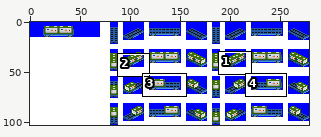
Sprite sheet -- src/wagon/Flat_car/Flat_Tank_Car/Flat_Tank_Car.png. The first picture is a wide view before the edit; the outline marks the close-up.
Close-up. Old version:
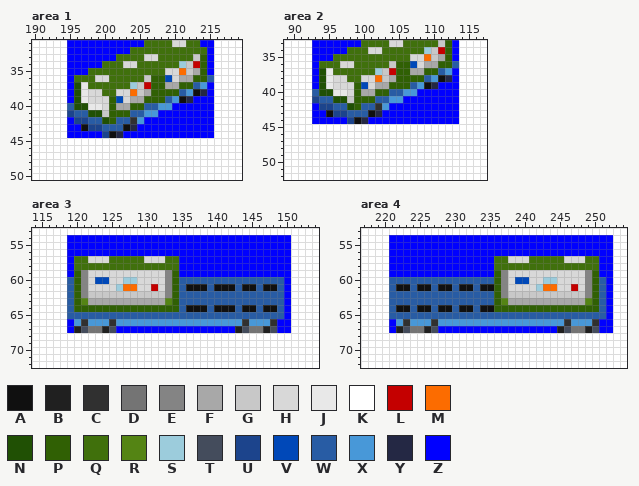
The file is 279x103 pixels. Shown: area 1: x 190..219, y 31..50; area 2: x 89..117, y 33..52; area 3: x 114..154, y 53..72; area 4: x 217..254, y 53..72. The commit also changed other parts of the picture, which this record leaves out.
Palette (. is transparent): A #101010  B #202020  C #303030  D #747474  E #848484  F #a8a8a8  G #c8c8c8  H #d8d8d8  J #e8e8e8  K #ffffff  L #c40000  M #fc6c00  N #205004  P #306004  Q #40700c  R #548414  S #9cccdc  T #444c5c  U #1c448c  V #0048b8  W #285ca4  X #4898d8  Y #242844  Z #0000ff
And afterwards:
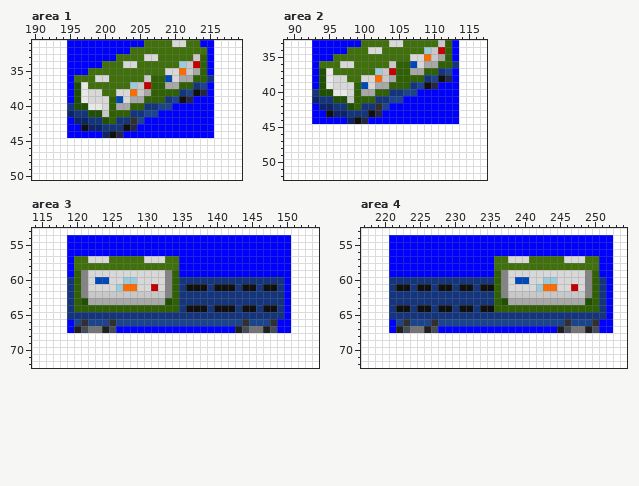
Change:
colour U: #1c448c -> #0c2468
colour W: #285ca4 -> #14347c
colour X: #4898d8 -> #1c448c
Changed rows in their new state; - is a pixel that keeps its letter.
Area 3:
first column x 121:
63 N-----------N
Area 4:
first column x 237:
63 N-----------N
Changed places in both close-ups, as pixel boxes (x1, y1, x2, y2):
changed: (67, 75, 214, 138)
changed: (312, 61, 459, 124)
changed: (67, 277, 284, 326)
changed: (389, 277, 606, 326)
